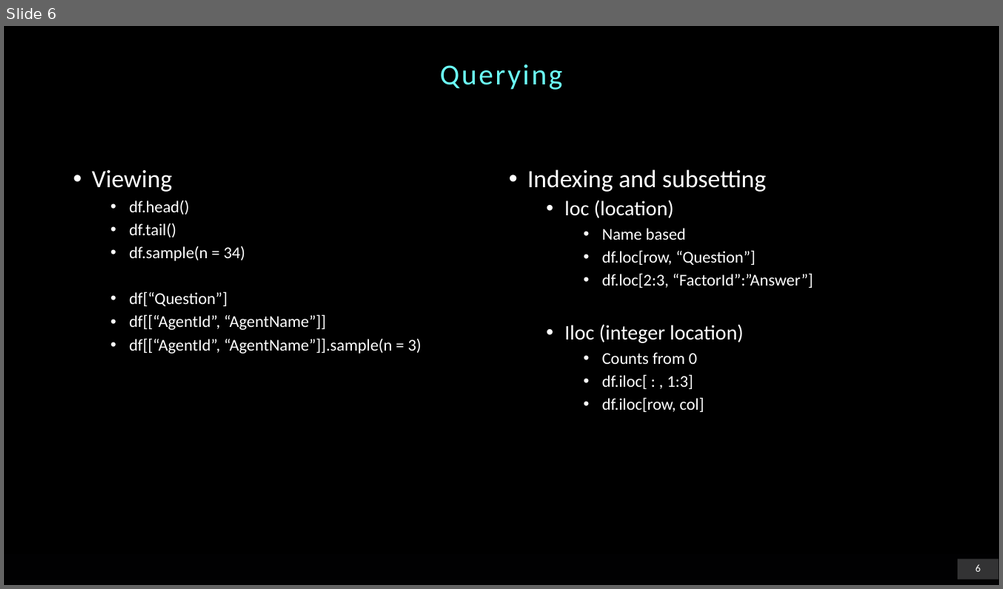
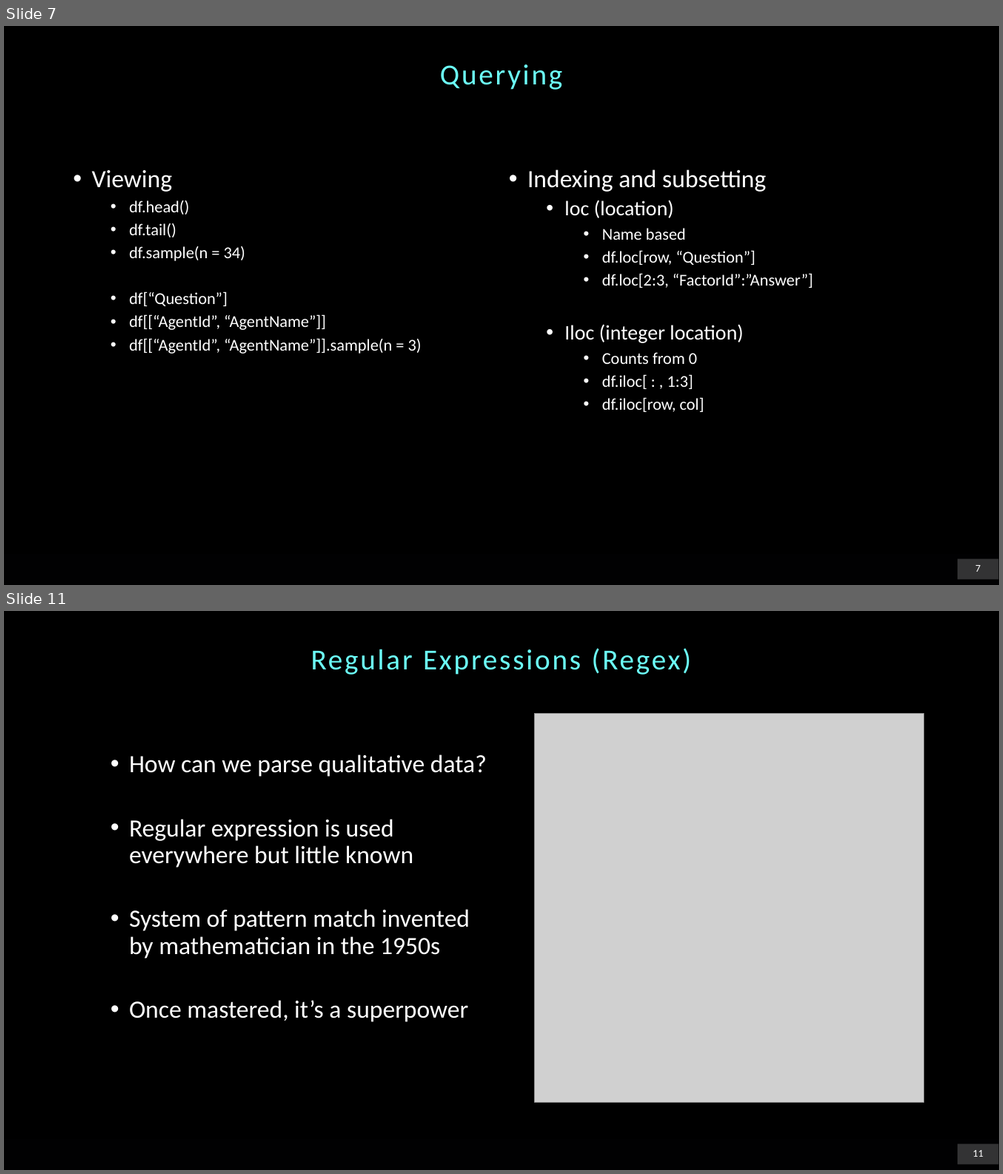
Before and after one commit to chrischank/python4data_zerotomiso, a slide deck: references/03_DataFrame.pptx. Shown one above the other, each under a label of ours: slide 6 before the commit, slides 7 and 11 after it; the slides between them are not shown. The pictures are 1003x589 and 1003x1174 pixels, drawn with LibreOffice and Linux fonts; fonts in the diff are those of the drawing; grey boxes stand for pictures; background and template pictures are left out. Boxes give left, top, right and bottom in pixels: in the first picture for what was removed or moved away, otherwise in the second. Text is boxed around its words. In the diff, an @@ line names an element or a change of style, - is before the commit and + after.

```diff
--- a/references/03_DataFrame.pptx
+++ b/references/03_DataFrame.pptx
@@ slide 11 added at (4, 611, 999, 1170), background #000000; not listed: 2 template elements that a slide beside it also shows @@
@@ title added at (311, 648, 691, 675), 28 pt, text #6CFFFA @@
+Regular Expressions (Regex)
@@ picture added at (535, 713, 924, 1102) @@
@@ text added at (129, 755, 486, 1022), 24 pt, text #FFFFFF @@
+  • How can we parse qualitative data?
+  • Regular expression is used everywhere but little known
+  • System of pattern match invented by mathematician in the 1950s
+  • Once mastered, it’s a superpower
@@ what was slide 6 is now slide 7 @@
@@ page number at (975, 565, 980, 572): text changed @@
-6
+7
```
Also in this commit, not shown: 1 slide changed, 6 other slides added, 1 other file.
